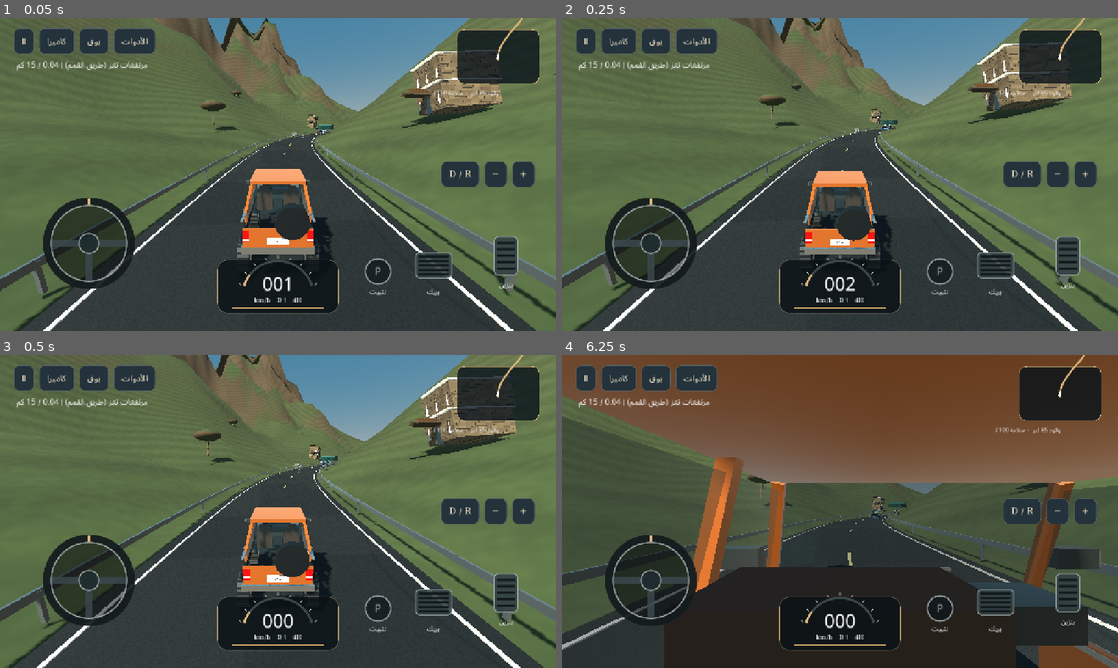
Above: before the commit, frames 1-4 (two rows, left to right).
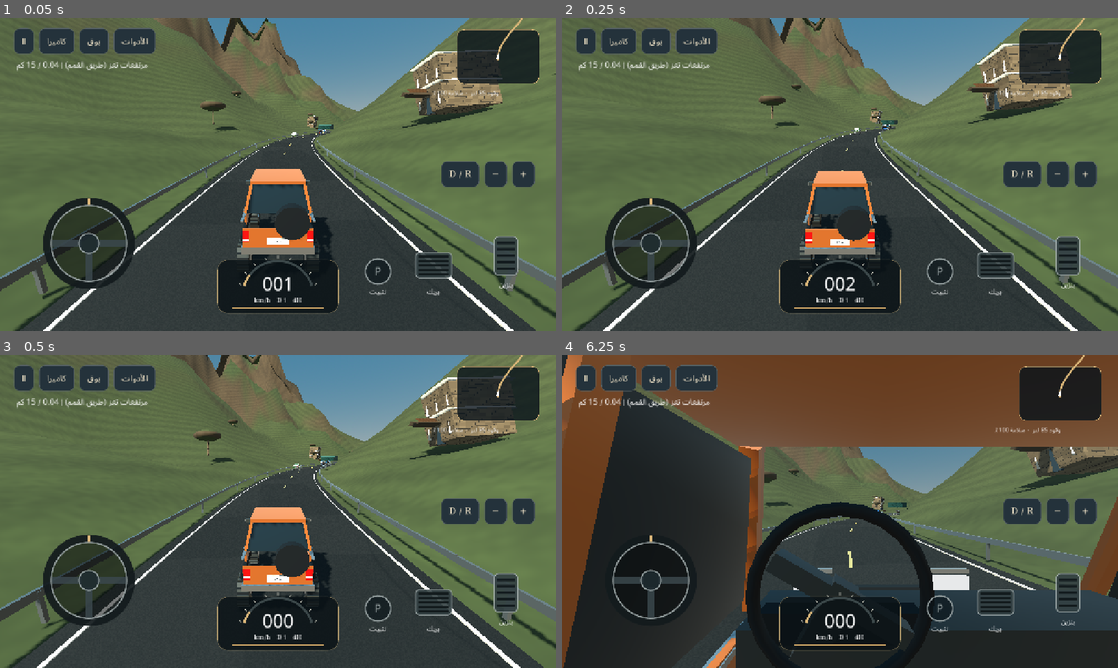
Above: after the commit, the same moments.

Repository: mohmedali23182-jpg/Car-game
Game: Godot game, scene res://scenes/main/main_game.tscn
Same seed, same stepped clock (60 frames per second), same inputs: the game is played once before the commit and once after it. This scene is started directly instead of the project's main scene.
Inputs (mouse positions are in pixels of both pictures, inside the frame that each line leads up to):
- Up to frame 1 (0.05 s): no input
- Up to frame 2 (0.25 s): no input
- Up to frame 3 (0.5 s): no input
- Up to frame 4 (6.25 s): click "Ⅱ" at 0.5 s; click "متابعة" at 1.25 s; move the mouse to (962, 495) at 2.02 s; hold D 2.03-2.75 s; hold H 2.03-2.75 s; click (962, 495) at 2.17 s; tap Space at 2.27, 6.02 s; drag from (728, 527) to (812, 574) at 2.77 s; click "كاميرا" at 3.5 s; move the mouse to (895, 442) at 4.27 s; hold D 4.28-5 s; hold H 4.28-5 s; drag from (812, 574) to (673, 464) at 5.02 s; move the mouse to (1006, 558) at 5.77 s; hold A from 5.78 s (still down); hold H from 5.78 s (still down)

The runs differ from the first frame. In frame 1, 0.4% of the frame differs, in the area x 44-60%, y 35-72%; in frame 2, 0.3%; in frame 3, 0.3%; in frame 4, 45%, in the area x 0-100%, y 0-100%.

Commit message:
fix(cockpit): keep seat and roof out of driver sightline and finish Arabic driving settings

Diff:
--- a/Masalik-3D/scripts/core/camera_controller.gd
+++ b/Masalik-3D/scripts/core/camera_controller.gd
@@ -26,7 +26,7 @@
 		var truck: bool=spec.id=="jabal"
 		var roof := 1.03 if spec.id=="madina" else (0.87 if spec.id=="barq" else (1.95 if bus else 1.46))
 		var cabin_front := -length*0.5+length*(0.06 if bus or truck else 0.28)
-		offset=Vector3(-float(spec.trackWidthM)*0.22,minf(1.4,roof-0.16),cabin_front+1.65)
+		offset=Vector3(-float(spec.trackWidthM)*0.22,minf(1.4,roof-0.24),cabin_front+(1.03 if bus or spec.id=="aseel" else 1.27))
 	if current_view==5 or photo:
 		offset=Vector3(sin(orbit.x)*cos(orbit.y),sin(clampf(orbit.y,-0.1,1.4)),cos(orbit.x)*cos(orbit.y))*orbit_distance
 	var forward := -target_vehicle.global_basis.z
--- a/Masalik-3D/scripts/core/game_session.gd
+++ b/Masalik-3D/scripts/core/game_session.gd
@@ -175,7 +175,7 @@
 	for h in [6,12,18,22]: MasalikUI.button(times,str(h)+":00",func(): weather.hour=float(h);resume())
 	var weather_row := HFlowContainer.new();v.add_child(weather_row)
 	for key in ["clear","cloudy","light_rain","heavy_rain","fog","sandstorm"]:
-		MasalikUI.button(weather_row,key,func(): weather.current_weather_preset=key;resume())
+		MasalikUI.button(weather_row,{"clear":"صحو","cloudy":"غائم","light_rain":"مطر خفيف","heavy_rain":"مطر غزير","fog":"ضباب","sandstorm":"عاصفة رملية"}[key],func(): weather.current_weather_preset=key;resume())
 	MasalikUI.button(v,"العودة للقائمة",func(): save_session();get_tree().paused=false;get_tree().change_scene_to_file("res://scenes/menus/MainMenu.tscn"))
 func control_studio() -> void:
 	overlay.queue_free();overlay=null
--- a/Masalik-3D/scripts/core/main_menu.gd
+++ b/Masalik-3D/scripts/core/main_menu.gd
@@ -108,8 +108,11 @@
 	MasalikUI.slider(content,"ارتفاع التعليق",float(custom.get("height",0)), -0.08,0.18,func(v: float): set_custom("height",v))
 	var roof := CheckButton.new();roof.text="حامل أمتعة السقف";roof.button_pressed=bool(custom.get("roof",false));content.add_child(roof);roof.toggled.connect(func(on: bool): set_custom("roof",on);garage())
 	var tires := OptionButton.new();content.add_child(tires)
-	for name in ["all_terrain","mud_rock","sand_dune","highway_sport"]: tires.add_item(name)
-	tires.item_selected.connect(func(i: int): set_custom("tire",tires.get_item_text(i)))
+	var tire_names := {"all_terrain":"إطارات متعددة التضاريس","mud_rock":"إطارات الصخر والطين","sand_dune":"إطارات الكثبان الرملية","highway_sport":"إطارات الأسفلت الرياضية"}
+	for key in tire_names:
+		tires.add_item(tire_names[key]);tires.set_item_metadata(tires.item_count-1,key)
+		if key==str(custom.get("tire",spec.defaultTireType)): tires.select(tires.item_count-1)
+	tires.item_selected.connect(func(i: int): set_custom("tire",tires.get_item_metadata(i)))
 	var unlocked: bool=selected in PersistenceManager.save_data.unlocked
 	if unlocked:
 		MasalikUI.button(content,"اعتماد المركبة والقيادة",func(): PersistenceManager.save_data.selected_vehicle_id=selected;launch({}))
@@ -139,7 +142,7 @@
 	MasalikUI.slider(content,"سرعة العودة",float(PersistenceManager.save_data.steering_return),0.5,6,func(v: float): PersistenceManager.save_data.steering_return=v)
 	MasalikUI.slider(content,"زاوية المقود",float(PersistenceManager.save_data.wheel_angle),90,360,func(v: float): PersistenceManager.save_data.wheel_angle=v)
 	for bus in ["Music","Engine","Effects","Environment"]:
-		MasalikUI.slider(content,bus,float(PersistenceManager.save_data.volumes.get(bus,0.8)),0,1,func(v: float): PersistenceManager.save_data.volumes[bus]=v)
+		MasalikUI.slider(content,{"Music":"الموسيقى","Engine":"صوت المحرك","Effects":"المؤثرات","Environment":"أصوات البيئة"}[bus],float(PersistenceManager.save_data.volumes.get(bus,0.8)),0,1,func(v: float): PersistenceManager.save_data.volumes[bus]=v)
 	MasalikUI.button(content,"تصدير ملف الحفظ",func(): save_dialog(false))
 	MasalikUI.button(content,"استيراد ملف حفظ",func(): save_dialog(true))
 	MasalikUI.button(content,"حفظ ورجوع",func(): PersistenceManager.save_data_atomic();home())
--- a/Masalik-3D/scripts/vehicles/vehicle_visual.gd
+++ b/Masalik-3D/scripts/vehicles/vehicle_visual.gd
@@ -15,7 +15,8 @@
 func build(s: Dictionary, custom: Dictionary = {}) -> void:
 	spec=s
 	paint=material(str(custom.get("paint",s.defaultPaintHex)),0.38,0.31)
-	var glass := material("253e47",0.3,0.16);glass.transparency=BaseMaterial3D.TRANSPARENCY_ALPHA;glass.albedo_color.a=0.40
+	var glass := material("20343f",0.35,0.18)
+	var windscreen := material("687f87",0.05,0.12);windscreen.transparency=BaseMaterial3D.TRANSPARENCY_ALPHA;windscreen.albedo_color.a=0.12
 	var black := material("161d22",0.1,0.83)
 	var silver := material(str(custom.get("rim","a7adb2")),0.85,0.24)
 	var trim := material("424745",0.3,0.55)
@@ -56,7 +57,7 @@
 	if s.id=="barq": roof_front+=0.12
 	var roof_half := half*(0.86 if bus or classic else 0.77)
 	# Visible glazing, thin pillars, roof; the cabin is open internally.
-	quad([Vector3(-half*0.9,belt,cabin_front),Vector3(half*0.9,belt,cabin_front),Vector3(roof_half,roof,roof_front),Vector3(-roof_half,roof,roof_front)],glass)
+	quad([Vector3(-half*0.9,belt,cabin_front),Vector3(half*0.9,belt,cabin_front),Vector3(roof_half,roof,roof_front),Vector3(-roof_half,roof,roof_front)],windscreen)
 	quad([Vector3(-half*0.90,belt,cabin_rear),Vector3(-roof_half,roof,roof_rear),Vector3(roof_half,roof,roof_rear),Vector3(half*0.9,belt,cabin_rear)],glass)
 	part(Vector3(roof_half*2+0.10,0.10,maxf(0.3,roof_rear-roof_front)),Vector3(0,roof+0.045,(roof_front+roof_rear)*0.5),paint)
 	for side in [-1.0,1.0]:
@@ -107,7 +108,7 @@
 		part(Vector3(0.52,0.14,0.60),Vector3(side*width*0.22,0.5,roof_front+0.75),seat)
 		part(Vector3(0.5,0.55,0.14),Vector3(side*width*0.22,0.78,roof_front+1.0),seat)
 		part(Vector3(0.25,0.18,0.13),Vector3(side*width*0.22,1.14,roof_front+1.0),seat)
-	driver_wheel=Node3D.new();driver_wheel.position=Vector3(-width*0.22,belt+0.20,cabin_front+0.78);add_child(driver_wheel)
+	driver_wheel=Node3D.new();driver_wheel.position=Vector3(-width*0.22,minf(roof-0.35,1.22 if bus else belt+0.34),cabin_front+0.78);add_child(driver_wheel)
 	var steering := TorusMesh.new();steering.inner_radius=0.17;steering.outer_radius=0.20;steering.rings=24;steering.ring_segments=8
 	var sm := MeshInstance3D.new();sm.mesh=steering;sm.rotation.x=PI/2;sm.material_override=black;driver_wheel.add_child(sm)
 	part_on(driver_wheel,Vector3(0.32,0.04,0.06),Vector3.ZERO,trim)
